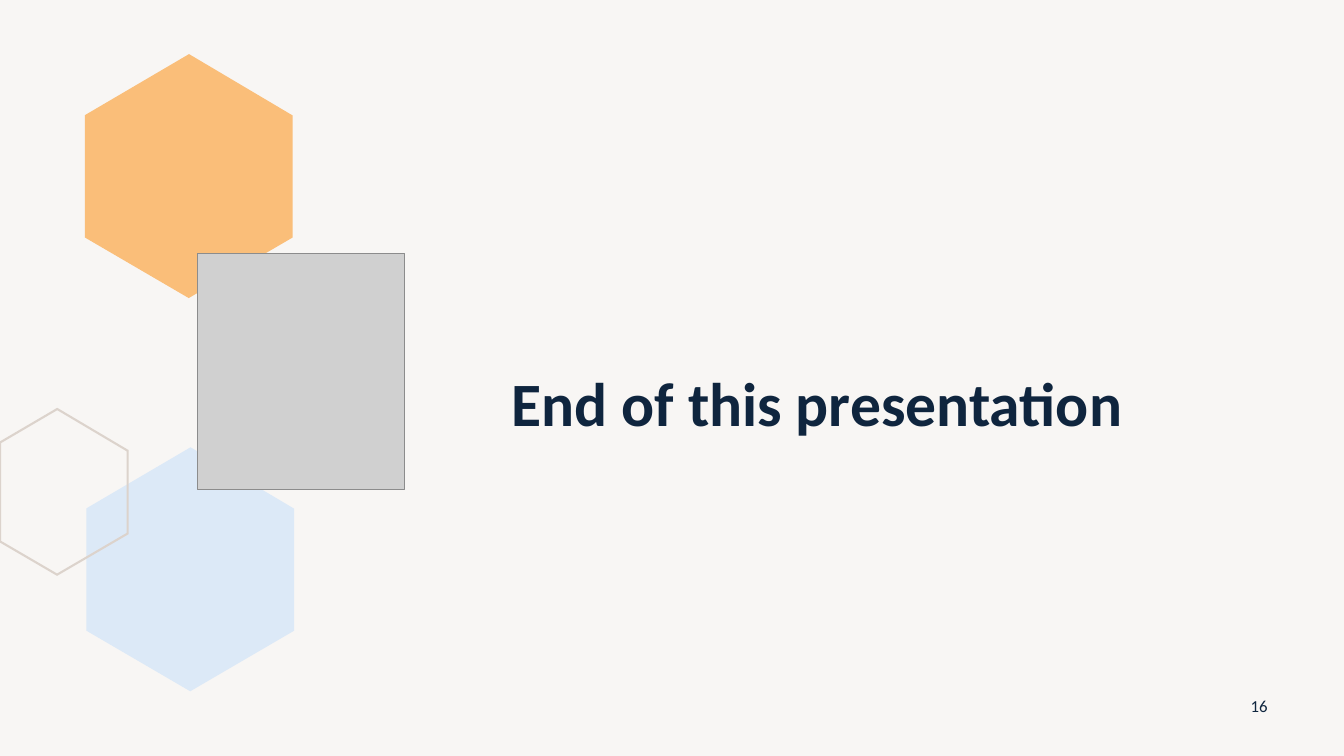
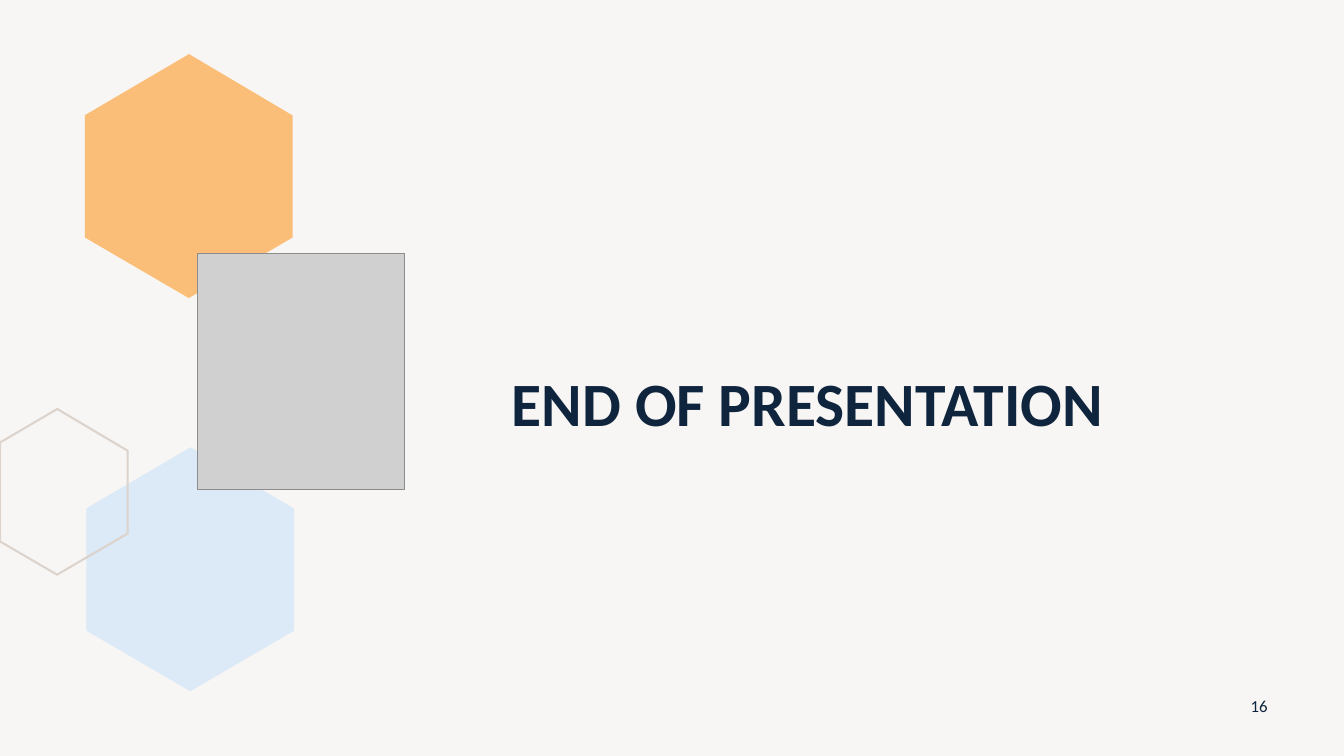
Before and after one commit to peerapat-t/telco_churn_prediction_model, a slide deck: slide 16 of Telco churn prediction model presentation.pptx. Drawn at 1344x756 pixels with LibreOffice and Linux fonts; fonts in the diff are those of the drawing; grey boxes stand for pictures. Boxes give left, top, right and bottom in pixels: in the first picture for what was removed or moved away, otherwise in the second. Text is boxed around its words. In the diff, an @@ line names an element or a change of style, - is before the commit and + after.

```diff
--- a/Telco churn prediction model presentation.pptx
+++ b/Telco churn prediction model presentation.pptx
@@ title at [512,385,1103,427]: text changed @@
-End of this presentation
+END OF PRESENTATION
```
Also in this commit, not shown: 17 other slides changed, 1 other file.
